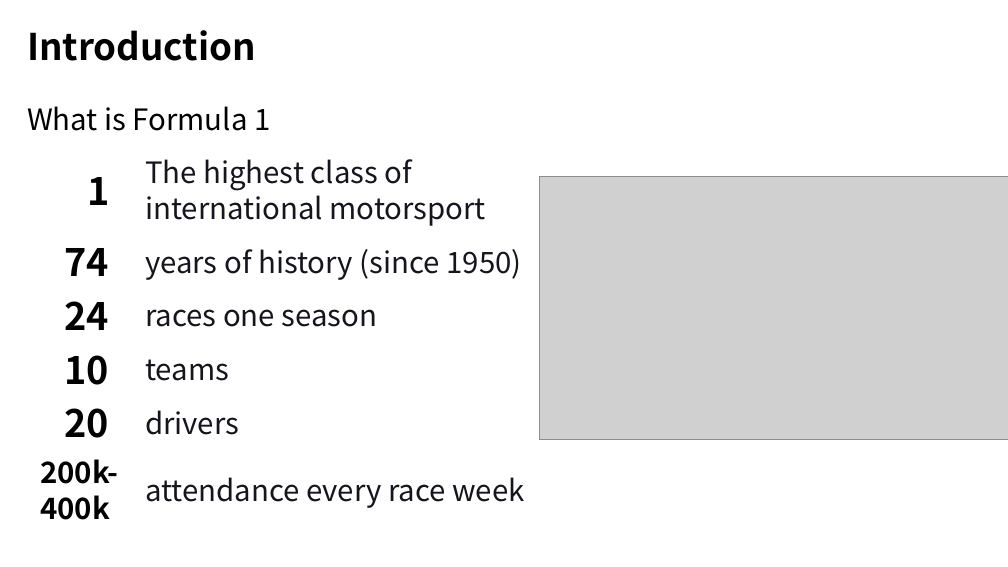
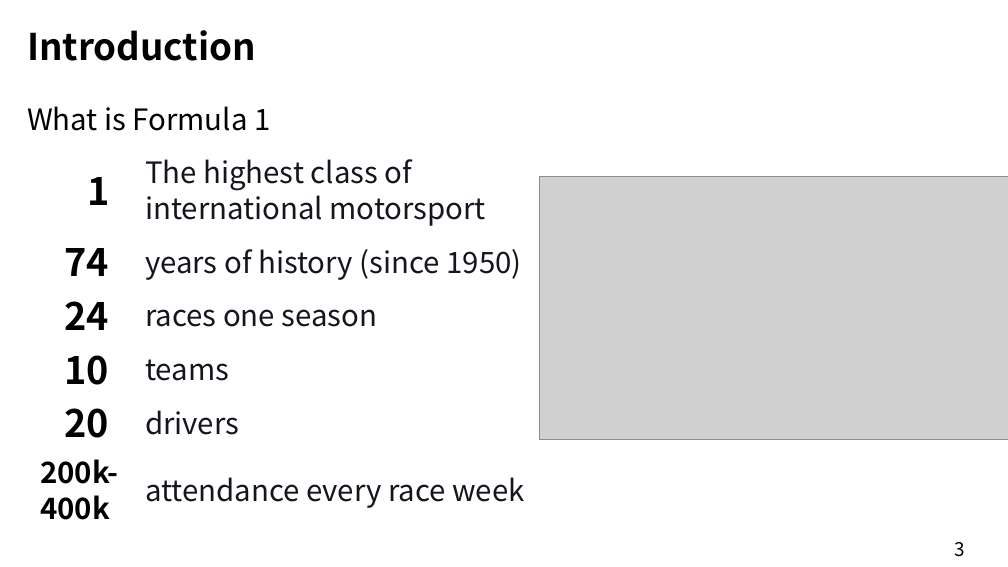
Before and after one commit to xvhhvx/EESM5900V_Project, a slide deck: slide 3 of Project_Presentation.pptx. Drawn at 1008x567 pixels with LibreOffice and Linux fonts; fonts in the diff are those of the drawing; grey boxes stand for pictures. Boxes give left, top, right and bottom in pixels: in the first picture for what was removed or moved away, otherwise in the second. Text is boxed around its words. In the diff, an @@ line names an element or a change of style, - is before the commit and + after.

```diff
--- a/Project_Presentation.pptx
+++ b/Project_Presentation.pptx
@@ text added at [954,542,964,557], 18 pt, text #000000 @@
+3
```
Also in this commit, not shown: 6 other slides changed, 4 slides added, 2 slides removed.
